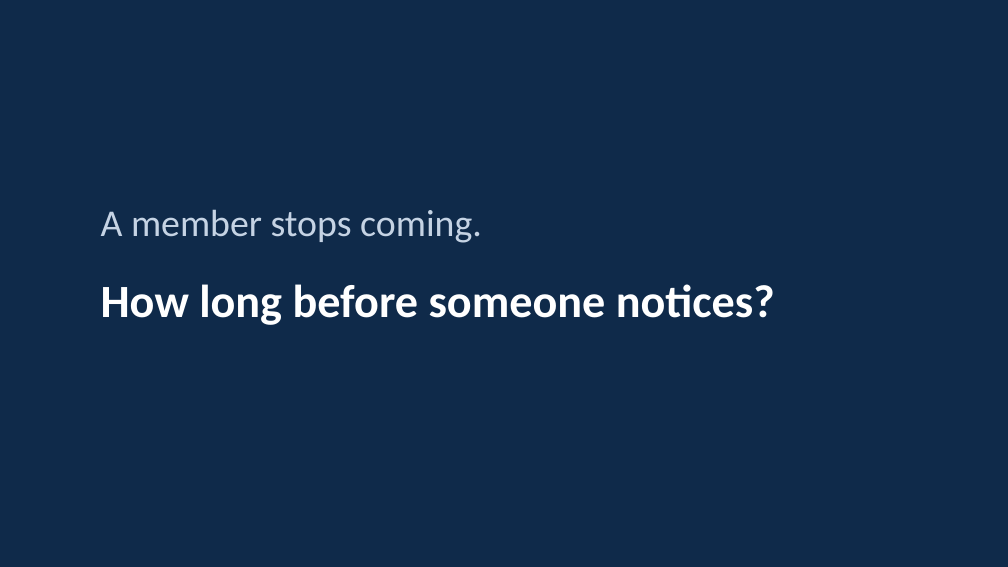
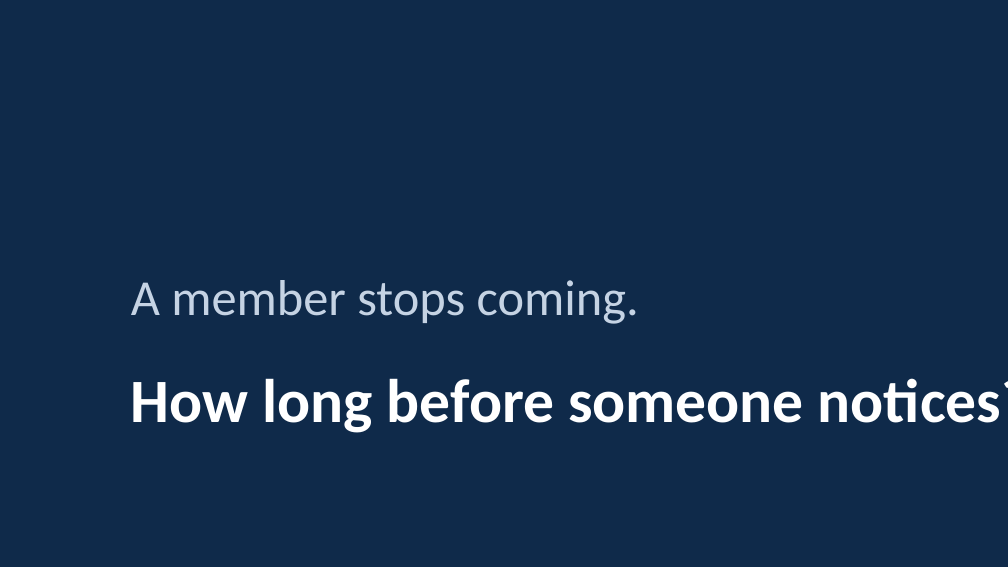
Before and after one commit to nhanhayhaw/ChurchCONNECT, a slide deck: slide 2 of docs/ChurchConnect-Leadership-Presentation.pptx. Drawn at 1008x567 pixels with LibreOffice and Linux fonts; fonts in the diff are those of the drawing. Boxes give left, top, right and bottom in pixels: in the first picture for what was removed or moved away, otherwise in the second. Text is boxed around its words. In the diff, an @@ line names an element or a change of style, - is before the commit and + after.

```diff
--- a/docs/ChurchConnect-Leadership-Presentation.pptx
+++ b/docs/ChurchConnect-Leadership-Presentation.pptx
@@ text "A member stops coming.": place and size @@
-text "A member stops coming." at (101, 209, 482, 243)
+text "A member stops coming." at (131, 280, 639, 324)
@@ text "A member stops coming." at (131, 280, 639, 324): size 27 to 36 pt @@
@@ text "How long before someone notices?": place and size @@
-text "How long before someone notices?" at (101, 284, 775, 325)
+text "How long before someone notices?" at (131, 378, 1008, 433)
@@ text "How long before someone notices?" at (131, 378, 1008, 433): size 33 to 44 pt @@
```
Also in this commit, not shown: 21 other slides changed, 11 other files.
